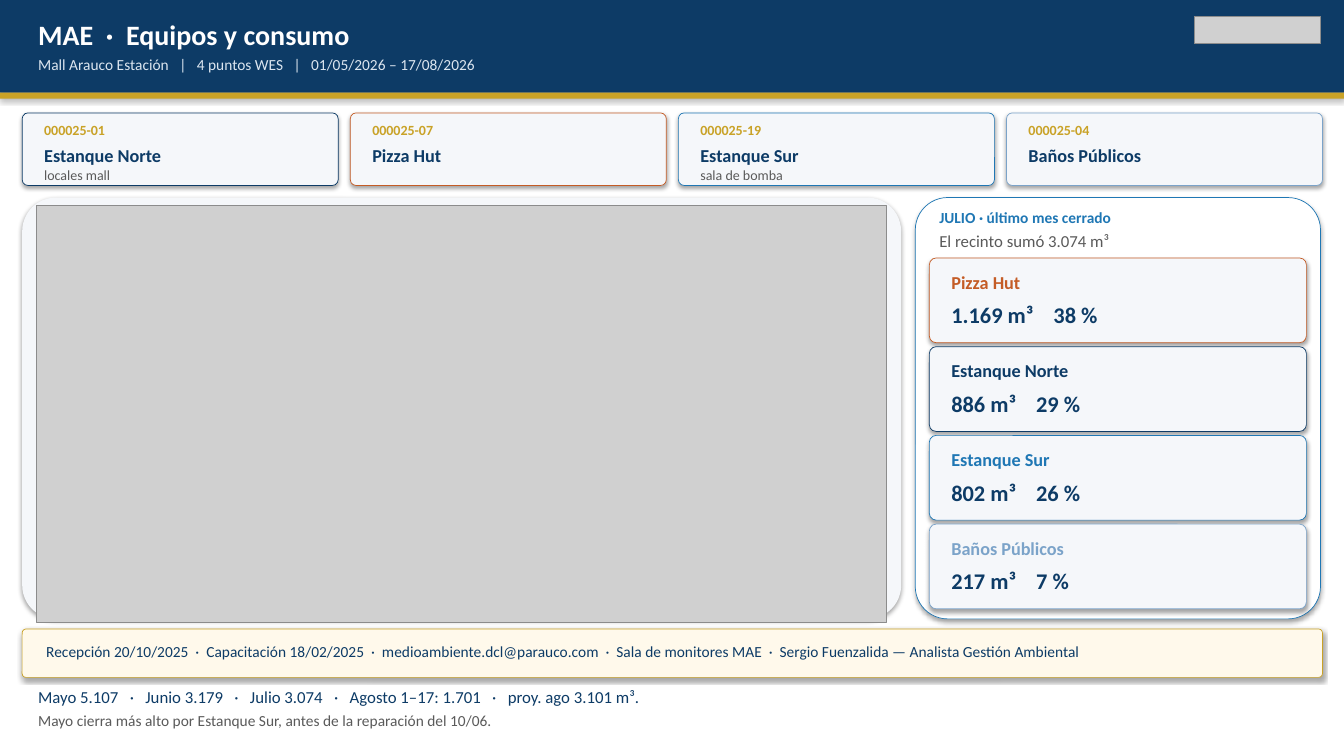
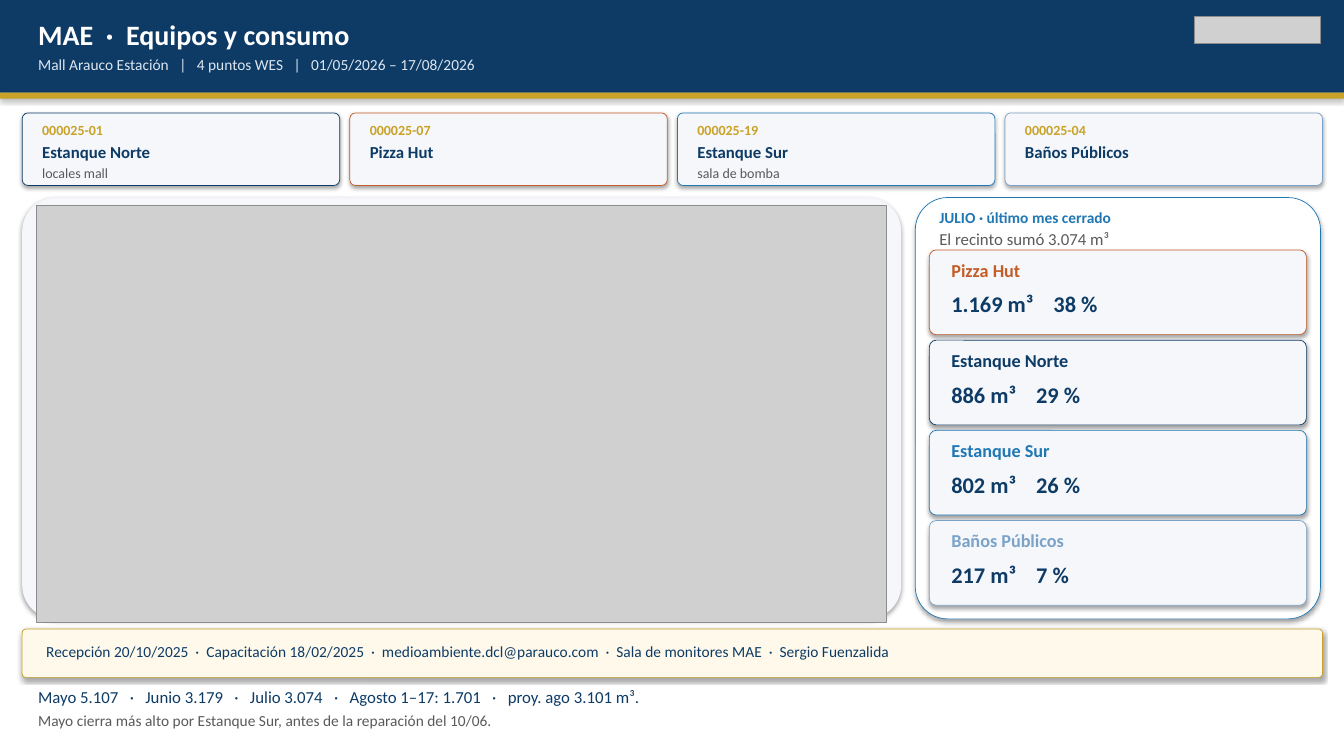
Before and after one commit to anibaloperacionesWes/wes-scripts, a slide deck: slide 2 of reports/Parque_Arauco/TMP_7MALLS/entrega_diego_anibal/Recorrido_ejecutivo_PA_MAE_20260817.pptx. Drawn at 1344x756 pixels with LibreOffice and Linux fonts; fonts in the diff are those of the drawing; grey boxes stand for pictures. Boxes give left, top, right and bottom in pixels: in the first picture for what was removed or moved away, otherwise in the second. Text is boxed around its words. In the diff, an @@ line names an element or a change of style, - is before the commit and + after.

```diff
--- a/reports/Parque_Arauco/TMP_7MALLS/entrega_diego_anibal/Recorrido_ejecutivo_PA_MAE_20260817.pptx
+++ b/reports/Parque_Arauco/TMP_7MALLS/entrega_diego_anibal/Recorrido_ejecutivo_PA_MAE_20260817.pptx
@@ size 13 to 12 pt in 4 elements at bbox=[370, 146, 433, 158], bbox=[697, 147, 788, 161], bbox=[42, 147, 150, 161], bbox=[1025, 146, 1129, 158] @@
@@ rounded rectangle: place and size @@
-rounded rectangle at bbox=[930, 258, 1307, 343]
+rounded rectangle at bbox=[930, 250, 1307, 335]
@@ text "Pizza Hut": place and size @@
-text "Pizza Hut" at bbox=[951, 276, 1021, 289]
+text "Pizza Hut" at bbox=[951, 264, 1021, 277]
@@ text "1.169 m³ 38 %": place and size @@
-text "1.169 m³ 38 %" at bbox=[951, 305, 1076, 323]
+text "1.169 m³ 38 %" at bbox=[951, 294, 1076, 312]
@@ 3 rounded rectangles: place and size @@
-3 rounded rectangles at bbox=[930, 347, 1307, 609]
+3 rounded rectangles at bbox=[930, 341, 1307, 605]
@@ text "Estanque Norte": place and size @@
-text "Estanque Norte" at bbox=[951, 365, 1068, 380]
+text "Estanque Norte" at bbox=[951, 355, 1068, 370]
@@ text "886 m³ 29 %": place and size @@
-text "886 m³ 29 %" at bbox=[951, 394, 1059, 412]
+text "886 m³ 29 %" at bbox=[951, 385, 1059, 403]
@@ text "Estanque Sur": place and size @@
-text "Estanque Sur" at bbox=[951, 454, 1050, 469]
+text "Estanque Sur" at bbox=[951, 445, 1050, 460]
@@ text "802 m³ 26 %": place and size @@
-text "802 m³ 26 %" at bbox=[951, 483, 1059, 501]
+text "802 m³ 26 %" at bbox=[951, 475, 1059, 493]
@@ text "Baños Públicos": place and size @@
-text "Baños Públicos" at bbox=[951, 542, 1064, 555]
+text "Baños Públicos" at bbox=[951, 534, 1064, 547]
@@ text "217 m³ 7 %": place and size @@
-text "217 m³ 7 %" at bbox=[951, 571, 1047, 589]
+text "217 m³ 7 %" at bbox=[951, 565, 1047, 583]
@@ text at bbox=[46, 646, 889, 660]: text changed @@
-Recepción 20/10/2025 · Capacitación 18/02/2025 · medioambiente.dcl@parauco.com · Sala de monitores MAE · Sergio Fuenzalida — Analista Gestión Ambiental
+Recepción 20/10/2025 · Capacitación 18/02/2025 · medioambiente.dcl@parauco.com · Sala de monitores MAE · Sergio Fuenzalida
```
Also in this commit, not shown: 2 other slides changed, 5 slides added, 6 other files.
